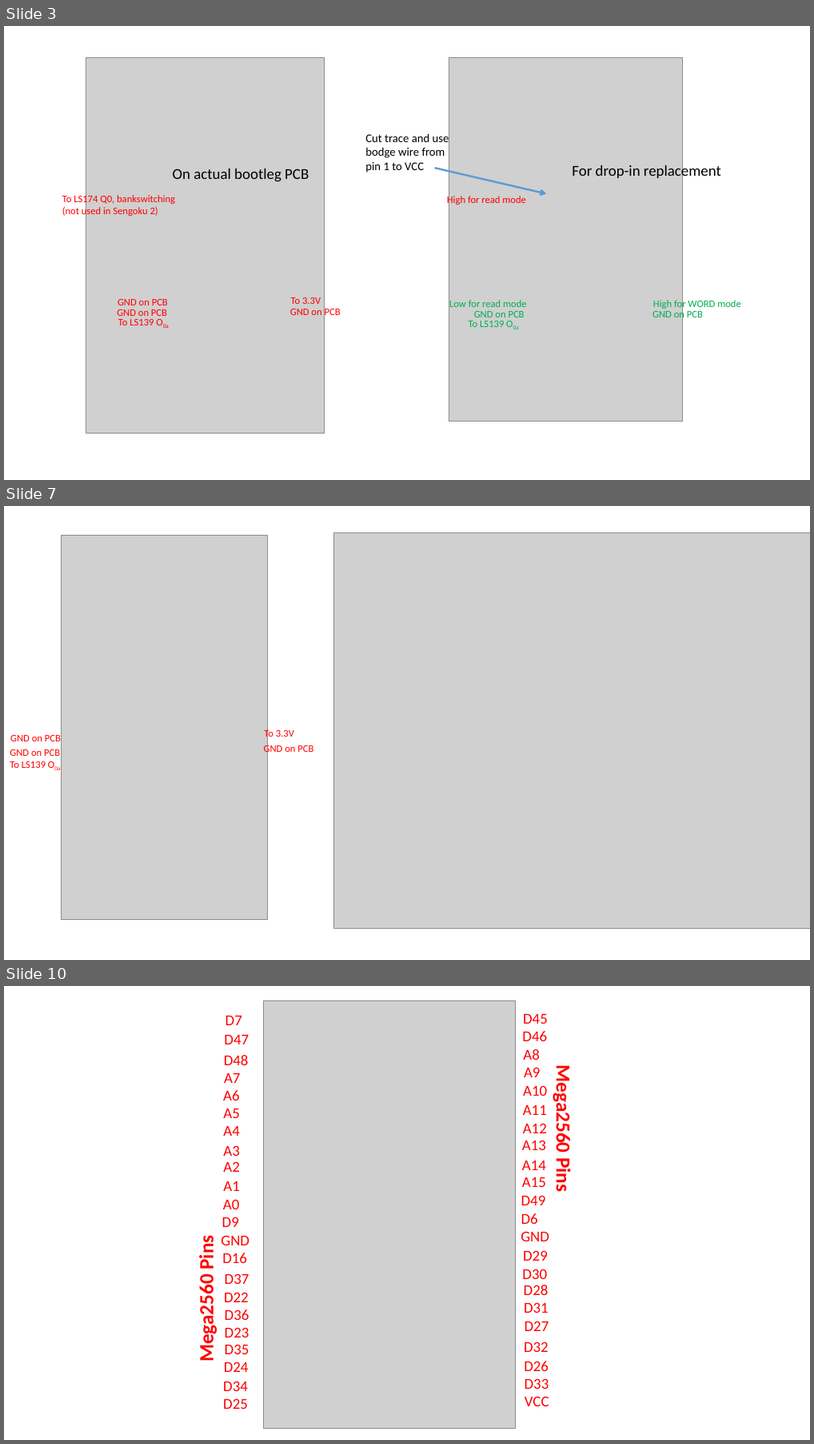
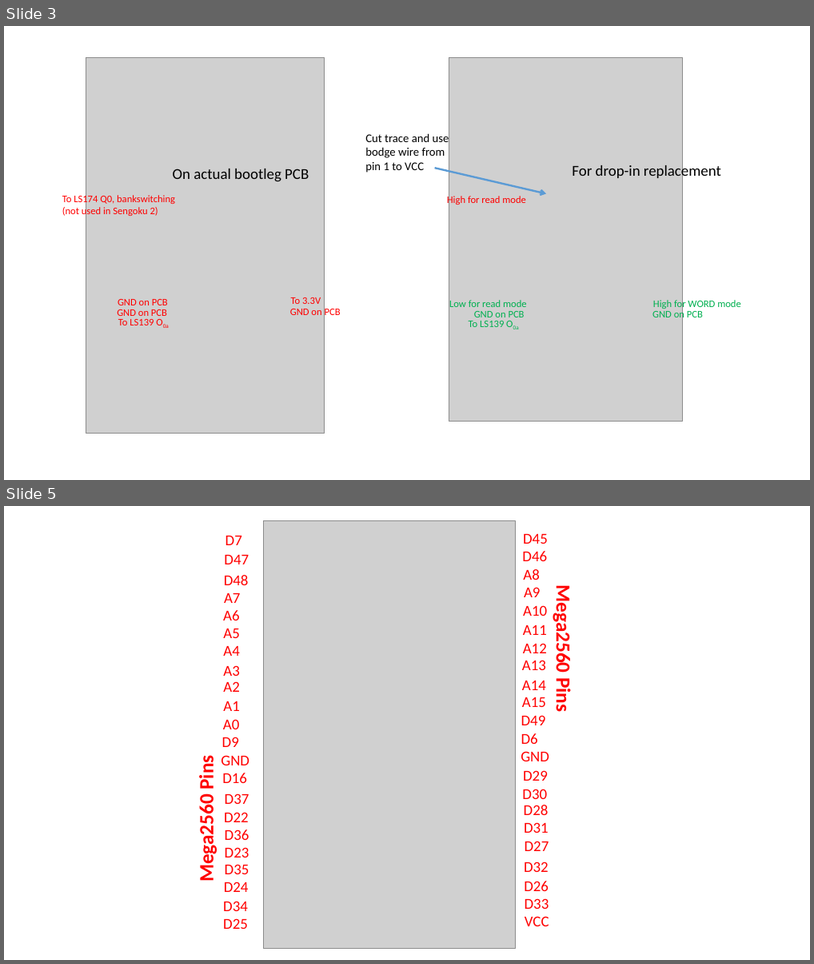
Before and after one commit to Raphael-Boichot/Neo-Geo-Sengoku-2-Red-Blood, a slide deck: MVS_bootleg_convert/Chip_Analysis_and_schemes.pptx. Shown one above the other, each under a label of ours: slides 3, 7 and 10 before the commit, slides 3 and 5 after it; the slides between them are not shown. The pictures are 814x1444 and 814x964 pixels, drawn with LibreOffice and Linux fonts; fonts in the diff are those of the drawing; grey boxes stand for pictures. Boxes give left, top, right and bottom in pixels: in the first picture for what was removed or moved away, otherwise in the second. Text is boxed around its words. In the diff, an @@ line names an element or a change of style, - is before the commit and + after.

```diff
--- a/MVS_bootleg_convert/Chip_Analysis_and_schemes.pptx
+++ b/MVS_bootleg_convert/Chip_Analysis_and_schemes.pptx
@@ slide 7 removed at (x1=4, y1=506, x2=810, y2=960), background #FFFFFF @@
@@ picture removed at (x1=62, y1=536, x2=267, y2=919) @@
@@ picture removed at (x1=334, y1=532, x2=810, y2=928) @@
@@ text removed at (x1=10, y1=735, x2=61, y2=741) @@
-GND on PCB
@@ text removed at (x1=264, y1=744, x2=314, y2=755) @@
-GND on PCB
@@ text removed at (x1=264, y1=728, x2=294, y2=740) @@
-To 3.3V
@@ text removed at (x1=10, y1=749, x2=60, y2=756) @@
-GND on PCB
@@ text removed at (x1=10, y1=761, x2=46, y2=768) @@
-To LS139 O0a
@@ what was slide 10 is now slide 5 @@
```
Also in this commit, not shown: 1 slide changed, 4 other slides removed.
